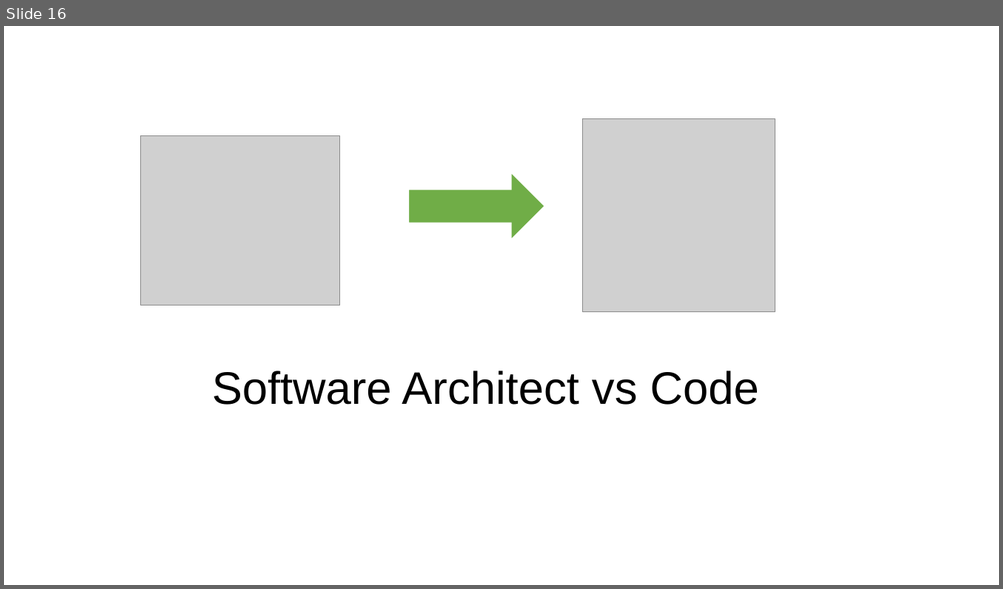
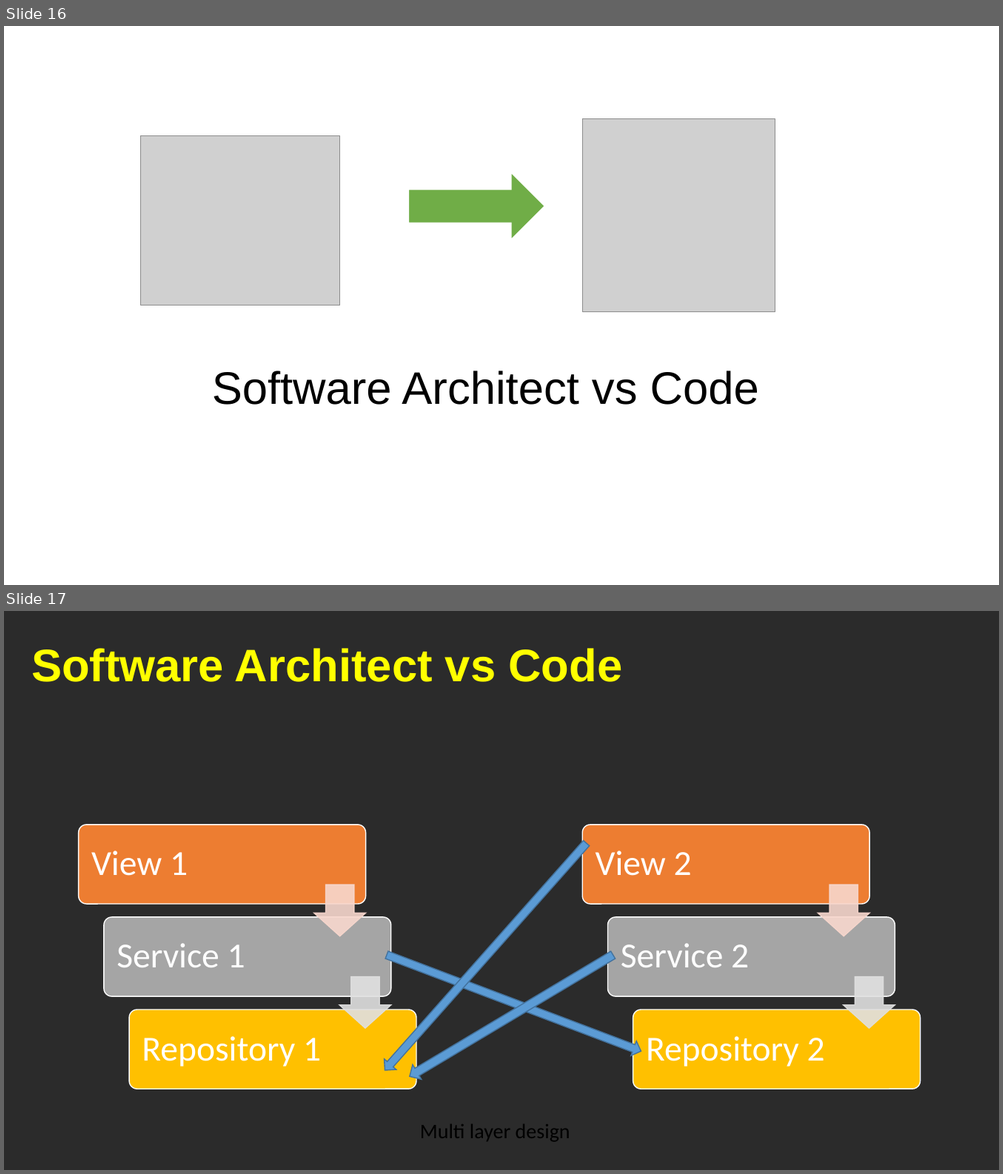
Before and after one commit to cfclick/CFSummit2016, a slide deck: powerpoint/architect/Crafting CF App Like An Architect.pptx. Shown one above the other, each under a label of ours: slide 16 before the commit, slides 16 and 17 after it. The pictures are 1003x589 and 1003x1174 pixels, drawn with LibreOffice and Linux fonts; fonts in the diff are those of the drawing; grey boxes stand for pictures; background and template pictures are left out; a plain dark background stands for a picture behind light text. Boxes give left, top, right and bottom in pixels: in the first picture for what was removed or moved away, otherwise in the second. Text is boxed around its words. In the diff, an @@ line names an element or a change of style, - is before the commit and + after.

```diff
--- a/powerpoint/architect/Crafting CF App Like An Architect.pptx
+++ b/powerpoint/architect/Crafting CF App Like An Architect.pptx
@@ slide 17 added at bbox=[4, 611, 999, 1170], background picture (left out) @@
@@ text added at bbox=[31, 648, 622, 682], 44 pt, text #FFFF00, bold @@
+Software Architect vs Code
@@ right arrow added at bbox=[379, 838, 592, 1076], fill #5B9BD5, outline #43739E 1 pt @@
@@ right arrow added at bbox=[384, 948, 643, 1059], fill #5B9BD5, outline #43739E 1 pt @@
@@ right arrow added at bbox=[405, 948, 617, 1084], fill #5B9BD5, outline #43739E 1 pt @@
@@ group added at bbox=[79, 825, 417, 1089]: 3 rounded rectangles, 3 texts, 2 down arrows @@
+View 1
+Service 1
+Repository 1
@@ group added at bbox=[582, 825, 920, 1089]: 3 rounded rectangles, 3 texts, 2 down arrows @@
+View 2
+Service 2
+Repository 2
@@ text added at bbox=[420, 1125, 570, 1142], 20 pt, text #000000 @@
+Multi layer design
```
Also in this commit, not shown: 8 slides changed, 1 other file.
